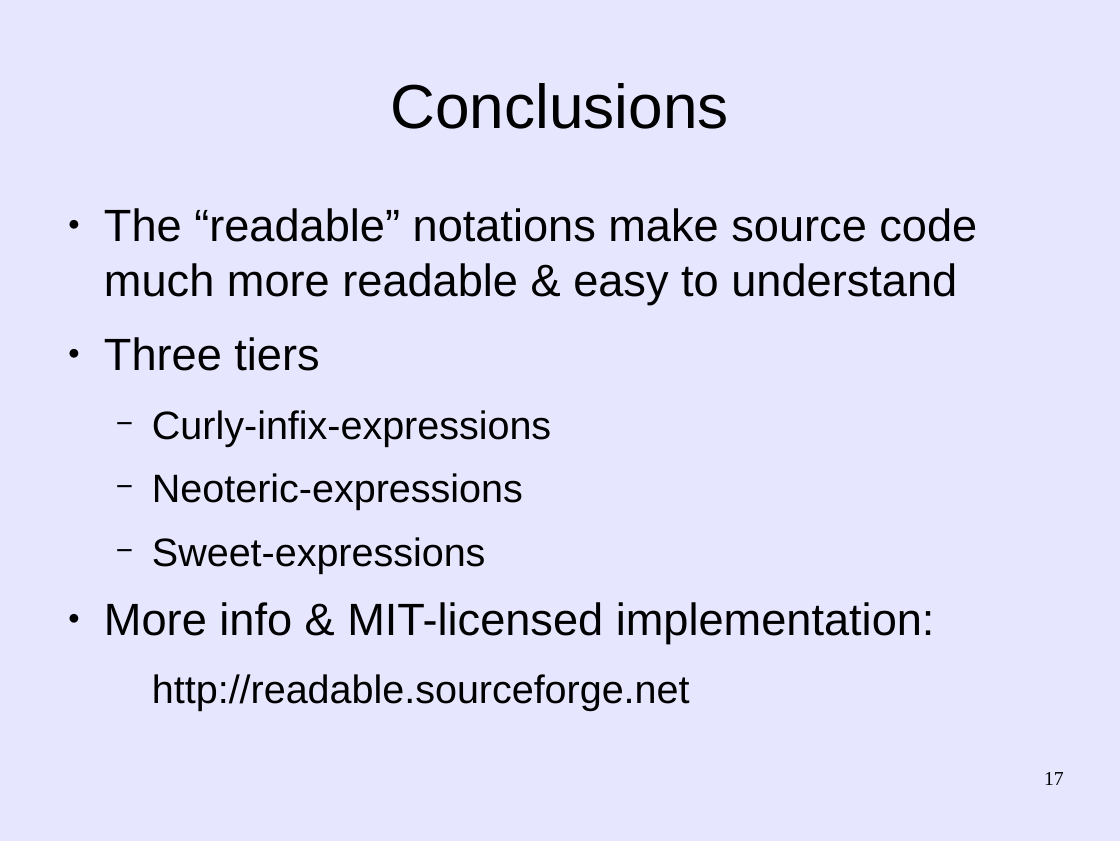
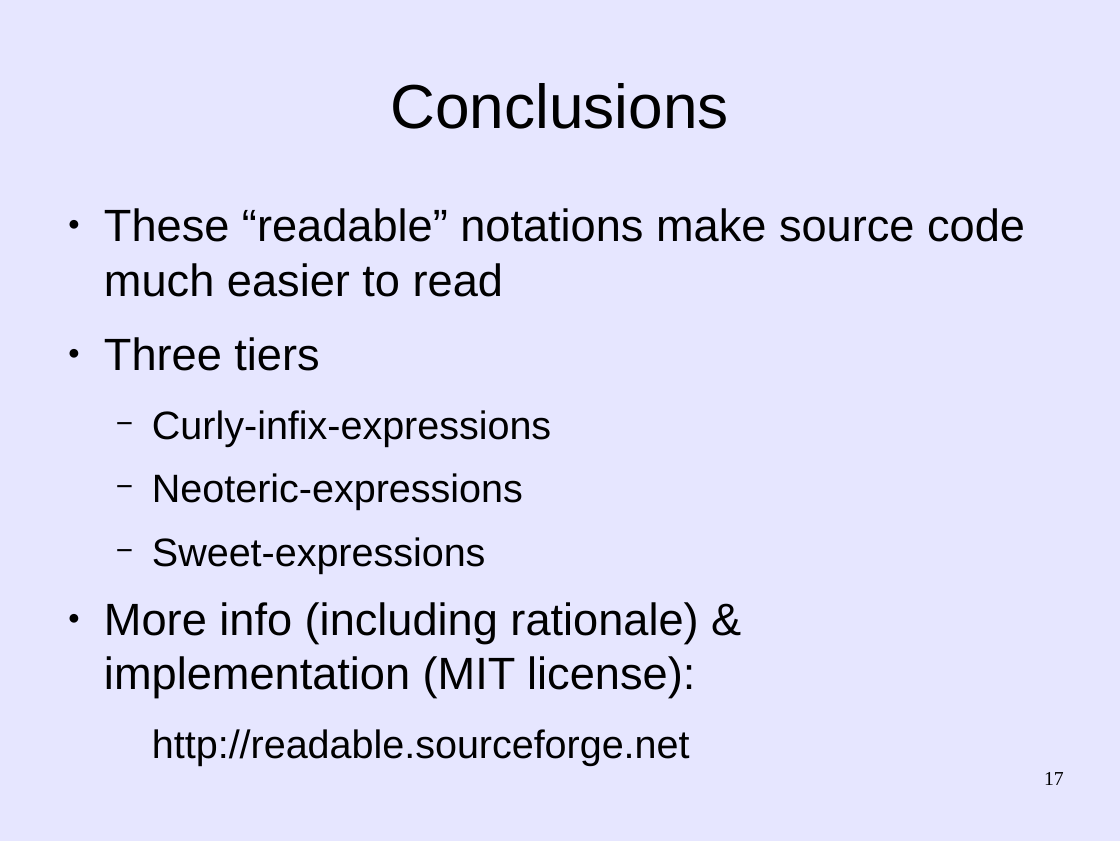
Before and after one commit to martin12333/Readable-Lisp-S-expressions, a slide deck: slide 17 of readable-s-expressions.odp. Drawn at 1120x841 pixels with LibreOffice and Linux fonts; fonts in the diff are those of the drawing. Boxes give left, top, right and bottom in pixels: in the first picture for what was removed or moved away, otherwise in the second. Text is boxed around its words. In the diff, an @@ line names an element or a change of style, - is before the commit and + after.

Commit message:
readable-s-expressions.odp: Refine presentation, new initial $ semantic

```diff
--- a/readable-s-expressions.odp
+++ b/readable-s-expressions.odp
@@ text at box(104, 208, 1025, 297): text changed @@
-● The “readable” notations make source code much more readable & easy to understand
+● These “readable” notations make source code much easier to read
@@ text at box(104, 602, 698, 698): text changed @@
-● More info & MIT-licensed implementation:
+● More info (including rationale) & implementation (MIT license):
```
Also in this commit, not shown: 8 other slides changed.
